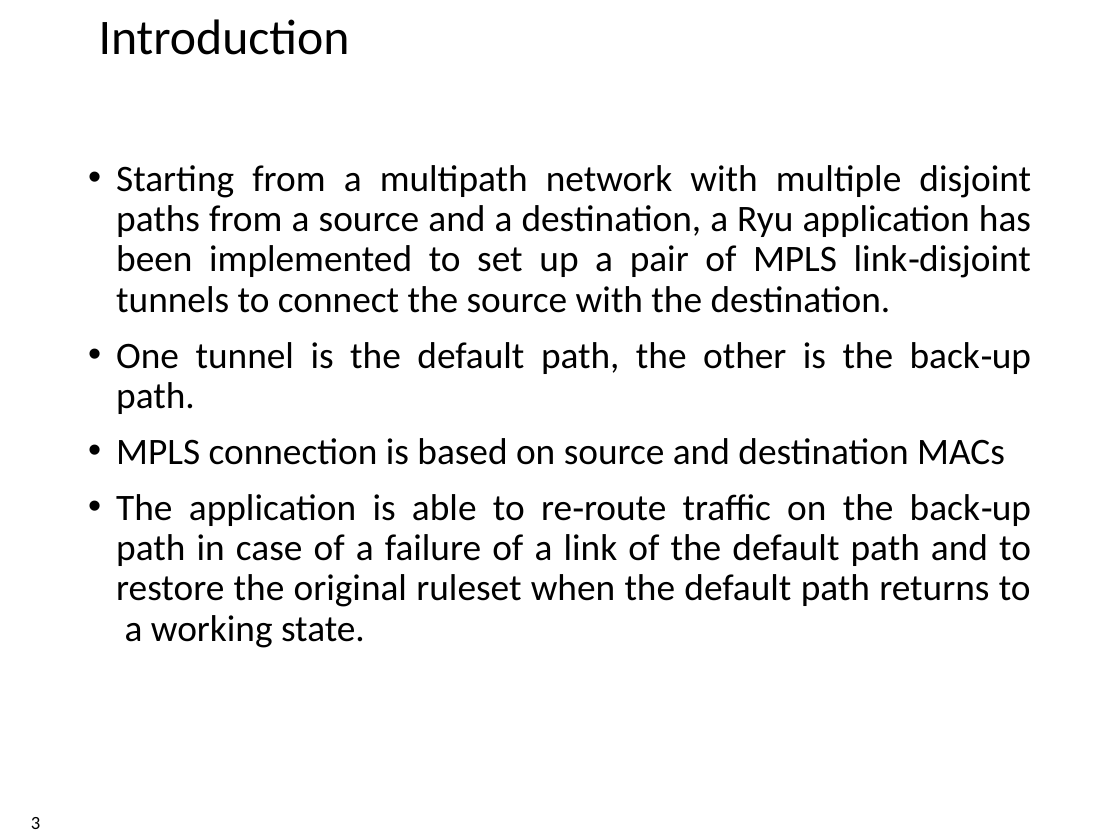
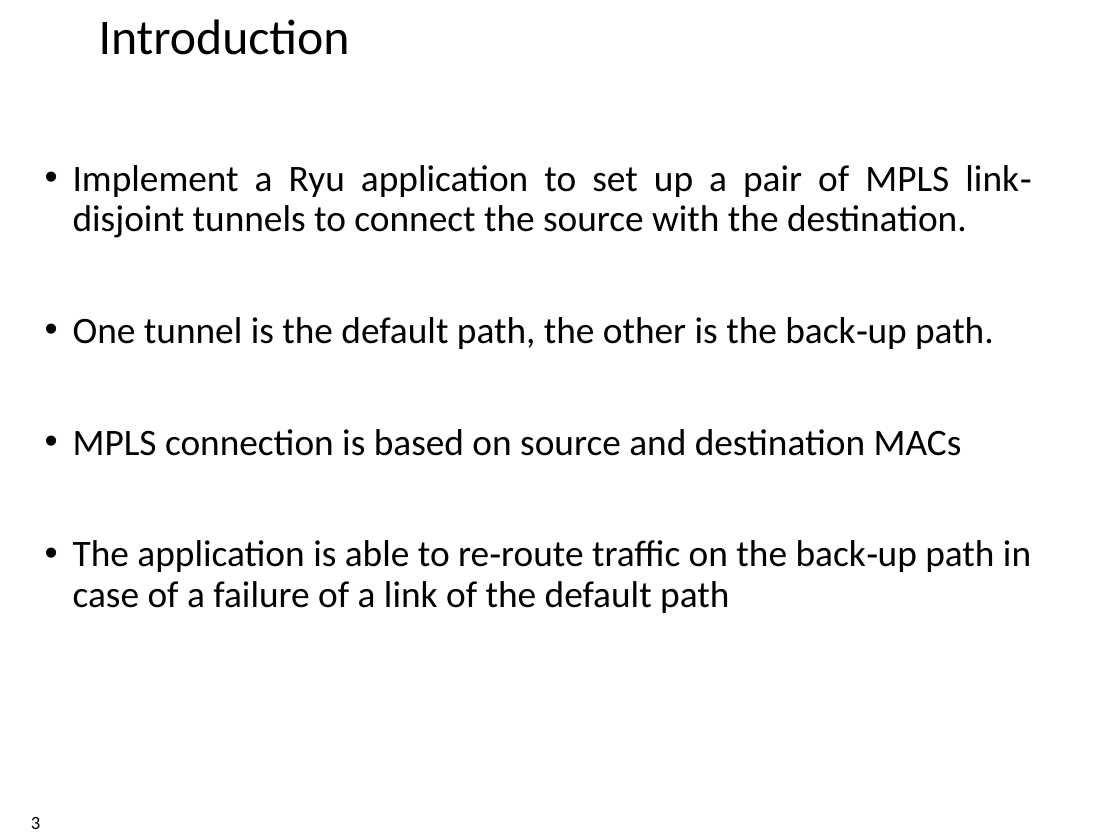
Before and after one commit to xdl907/switching-and-routing-project, a slide deck: slide 3 of template_project_exam__1_.pptx. Drawn at 1120x840 pixels with LibreOffice and Linux fonts; fonts in the diff are those of the drawing; background and template pictures are left out. Boxes give left, top, right and bottom in pixels: in the first picture for what was removed or moved away, otherwise in the second. Text is boxed around its words. In the diff, an @@ line names an element or a change of style, - is before the commit and + after.

```diff
--- a/template_project_exam__1_.pptx
+++ b/template_project_exam__1_.pptx
@@ text "Implement a Ryu application to ...": place and size @@
-text "Implement a Ryu application to ..." at box(116, 165, 1031, 648)
+text "Implement a Ryu application to ..." at box(73, 165, 1031, 613)
@@ text at box(73, 165, 1031, 238): text changed @@
-• Starting from a multipath network with multiple disjoint paths from a source and a destination, a Ryu application has been implemented to set up a pair of MPLS link‐disjoint tunnels to connect the source with the destination.
+• Implement a Ryu application to set up a pair of MPLS link‐disjoint tunnels to connect the source with the destination.
@@ text at box(73, 540, 1031, 613): text changed @@
-• The application is able to re‐route traffic on the back‐up path in case of a failure of a link of the default path and to restore the original ruleset when the default path returns to a working state.
+• The application is able to re‐route traffic on the back‐up path in case of a failure of a link of the default path
```
Also in this commit, not shown: 6 other slides changed, 3 slides added, 2 slides removed.
